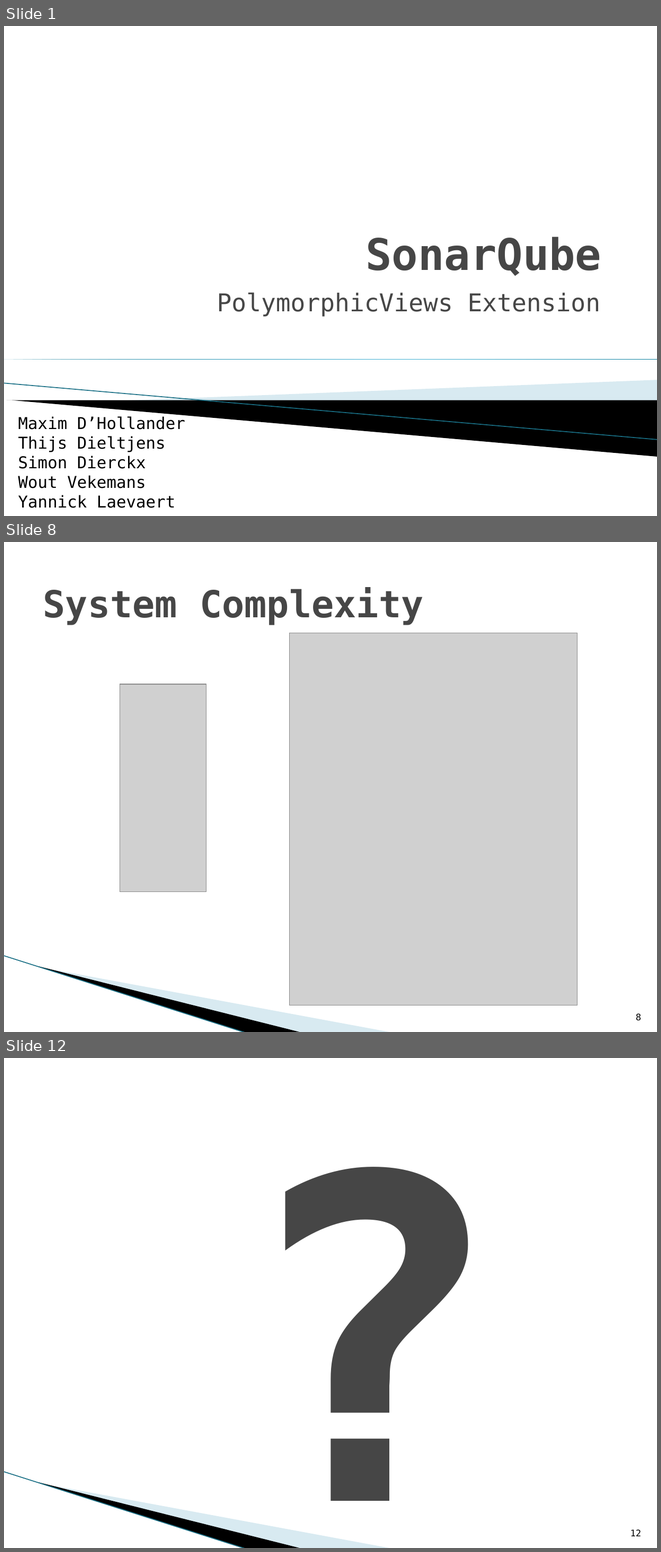
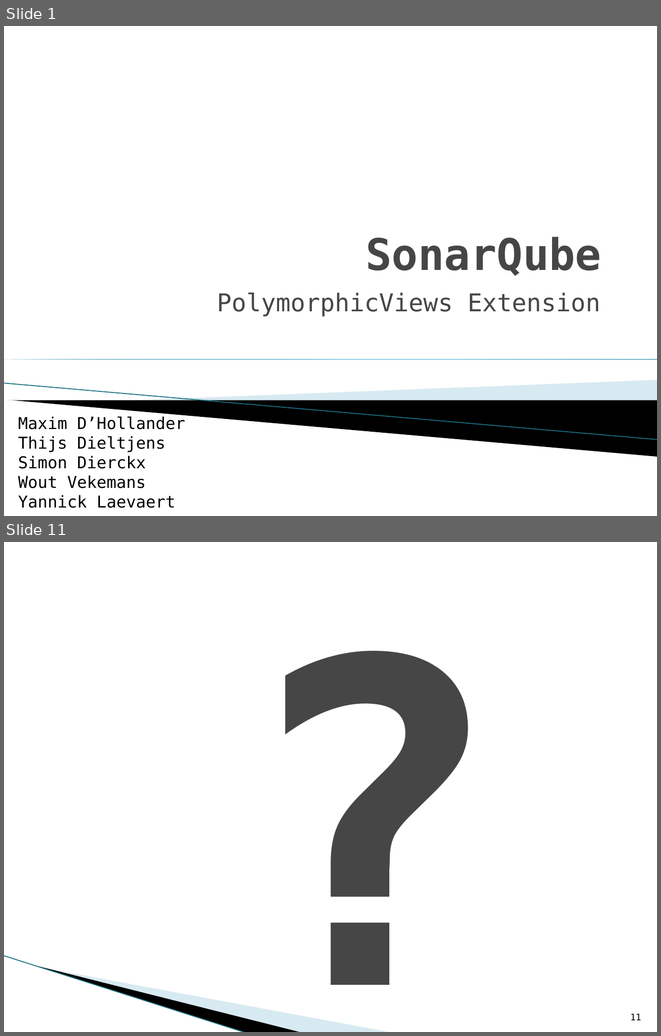
Before and after one commit to WoutV/OSS_1415, a slide deck: Presentatie/iteratie2.pptx. Shown one above the other, each under a label of ours: slides 1, 8 and 12 before the commit, slides 1 and 11 after it; the slides between them are not shown. The pictures are 661x1552 and 661x1036 pixels, drawn with LibreOffice and Linux fonts; fonts in the diff are those of the drawing; grey boxes stand for pictures; background and template pictures are left out. Boxes give left, top, right and bottom in pixels: in the first picture for what was removed or moved away, otherwise in the second. Text is boxed around its words. In the diff, an @@ line names an element or a change of style, - is before the commit and + after.

```diff
--- a/Presentatie/iteratie2.pptx
+++ b/Presentatie/iteratie2.pptx
@@ slide 8 removed at [4, 542, 657, 1032], background #FFFFFF; not listed: 3 template elements that a slide beside it also shows @@
@@ title removed at [43, 587, 423, 625] @@
-System Complexity
@@ picture removed at [289, 633, 577, 1005] @@
@@ picture removed at [120, 685, 206, 892] @@
@@ page number removed at [636, 1013, 641, 1021] @@
-8
@@ what was slide 12 is now slide 11 @@
@@ page number at [630, 1013, 642, 1020]: text changed @@
-12
+11
```
Also in this commit, not shown: 5 slides changed, 7 slides added, 4 other slides removed.
